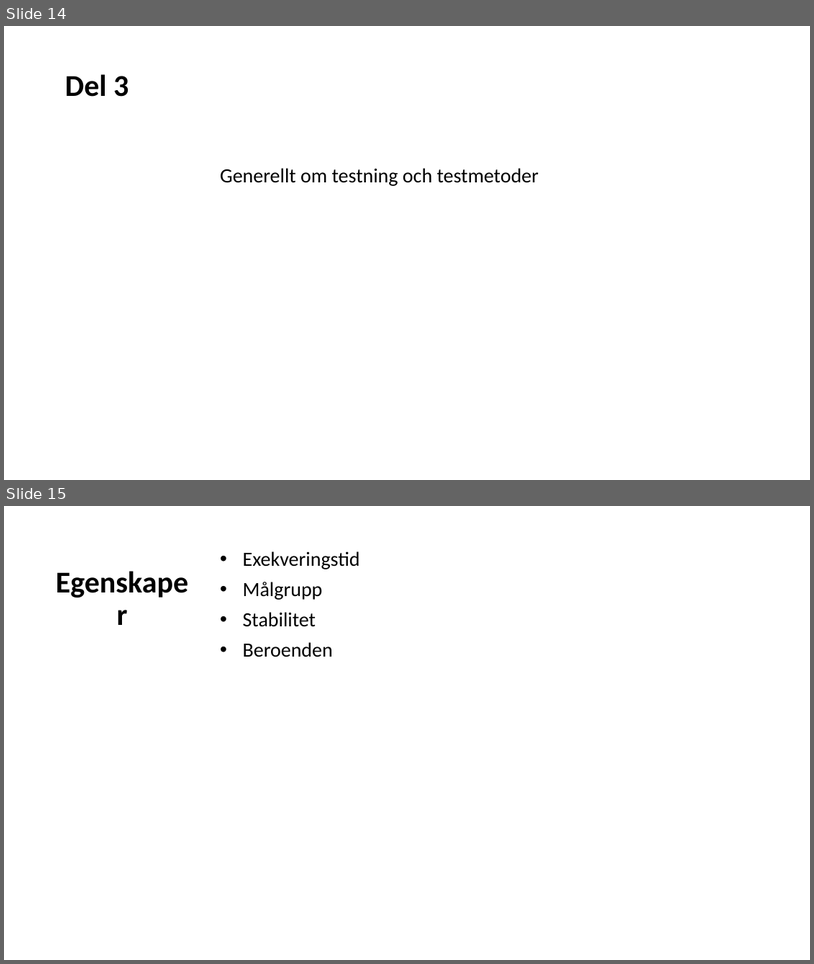
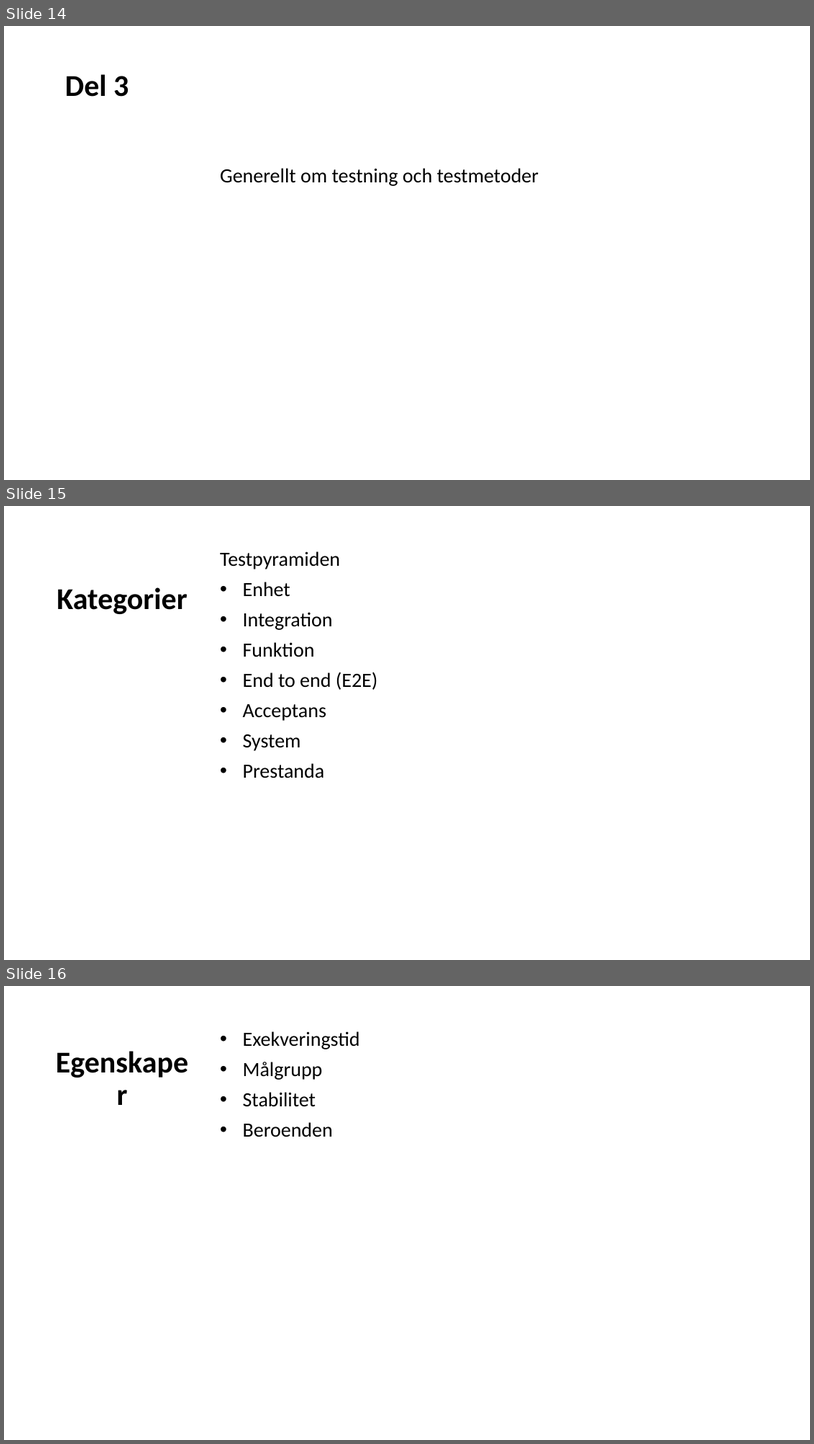
Before and after one commit to Omegapoint/tdd-lab, a slide deck: TDD-Presentation.pptx. Shown one above the other, each under a label of ours: slides 14 and 15 before the commit, slides 14, 15 and 16 after it. The pictures are 814x964 and 814x1444 pixels, drawn with LibreOffice and Linux fonts; fonts in the diff are those of the drawing. Boxes give left, top, right and bottom in pixels: in the first picture for what was removed or moved away, otherwise in the second. Text is boxed around its words. In the diff, an @@ line names an element or a change of style, - is before the commit and + after.

Commit message:
La tillbaka sidan med testpyramiden

```diff
--- a/TDD-Presentation.pptx
+++ b/TDD-Presentation.pptx
@@ slide 15 added at box(4, 506, 810, 960), background #FFFFFF @@
@@ subtitle added at box(220, 551, 378, 778), 24 pt, text #000000 @@
+Testpyramiden
+• Enhet
+• Integration
+• Funktion
+• End to end (E2E)
+• Acceptans
+• System
+• Prestanda
@@ title added at box(57, 587, 187, 614), 36 pt, text #000000, bold @@
+Kategorier
@@ what was slide 15 is now slide 16 @@
```
